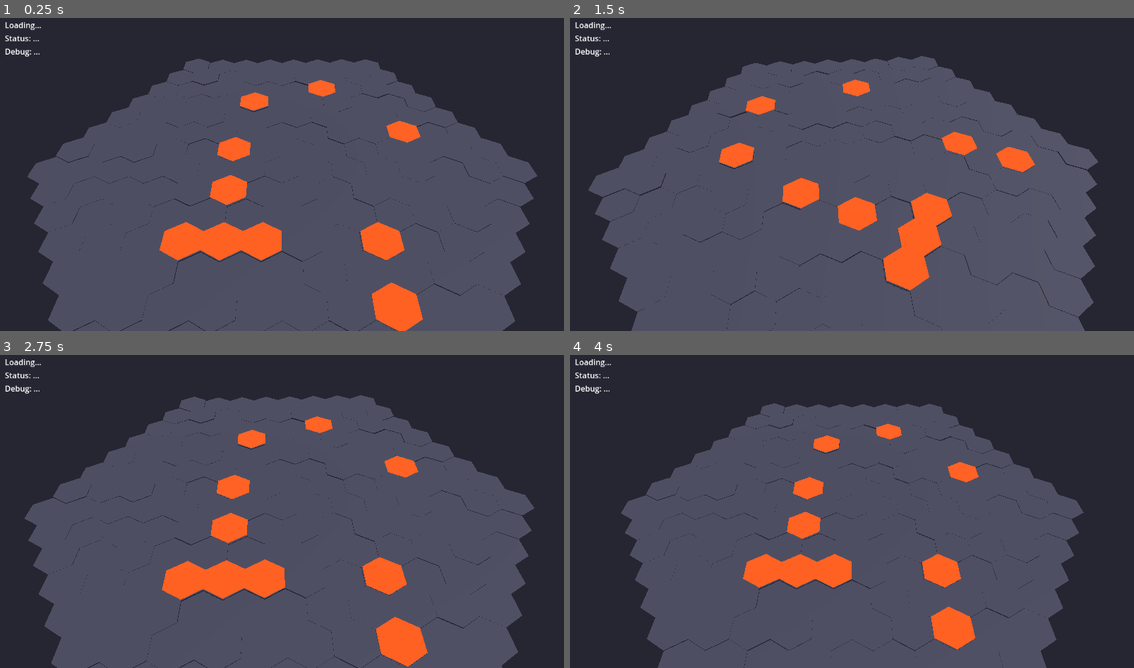
Above: before the commit, frames 1-4 (two rows, left to right).
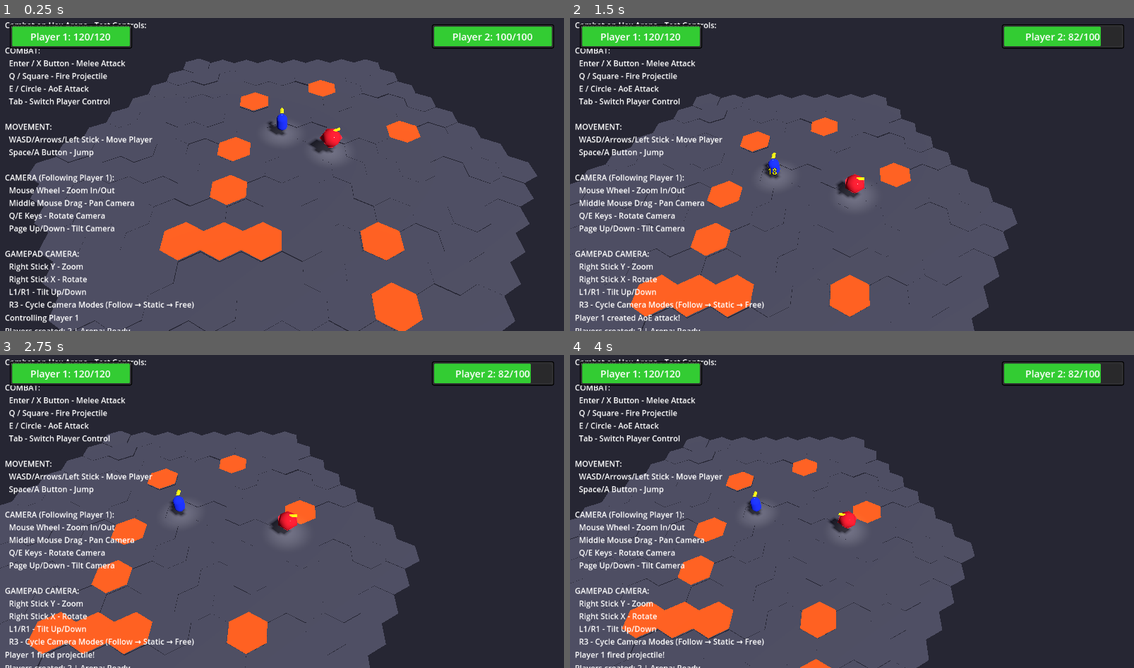
Above: after the commit, the same moments.

Repository: bbaserdem/GemBrawl
Game: Godot game, scene res://tests/TestCombatCollision.tscn
Two runs of this game, one before a commit and one after it. Both use one fixed random seed, a clock stepped at 60 frames per second and the inputs below. This scene is started directly instead of the project's main scene.
Inputs (mouse positions are in pixels of both pictures, inside the frame that each line leads up to):
- Up to frame 1 (0.25 s): no input
- Up to frame 2 (1.5 s): tap Enter (attack_melee) at 0.5 s; move the mouse to (976, 155) at 0.52 s; hold D (move_right) 0.53-1.25 s; hold E (attack_aoe) 0.53-1.25 s; click (976, 155) at 0.67 s; drag from (739, 187) to (823, 237) at 1.27 s
- Up to frame 3 (2.75 s): move the mouse to (338, 439) at 2.02 s; hold D (move_right) from 2.03 s (still down); hold Q (attack_ranged) from 2.03 s (still down)
- Up to frame 4 (4 s): release D (move_right) at 2.75 s; release Q (attack_ranged) at 2.75 s; drag from (823, 574) to (682, 461) at 2.77 s; move the mouse to (1021, 558) at 3.52 s; hold A (move_left) from 3.53 s (still down); hold Mouse wheel down (camera_zoom_out) from 3.53 s (still down)

The runs differ from the first frame. In frame 1, 7.2% of the frame differs, in the area x 0-99%, y 1-100%; in frame 2, 37%; in frame 3, 41%; in frame 4, 39%.
Error before the commit: Invalid call. Nonexistent function 'new' in base 'Node (CombatManager.gd)'. (res://tests/TestCombatCollisionController.gd:48)

Commit message:
fix: improve projectile collision detection reliability
- Add continuous collision detection mode for projectiles
- Implement raycast backup detection between physics frames
- Increase physics tick rate in test scene for better accuracy
- Ensure hitbox monitoring is explicitly enabled
- Set projectile process priority for consistent updates

This fixes the issue where projectile hits would register on the hitbox
but damage wouldn't always apply, caused by physics frame timing gaps.

🤖 Generated with [Claude Code](https://claude.ai/code)

Co-Authored-By: Claude <noreply@anthropic.com>

Diff:
--- a/gembrawl/characters/skills/Projectile.gd
+++ b/gembrawl/characters/skills/Projectile.gd
@@ -37,11 +37,17 @@
 	# Configure collision layers
 	CombatLayers.setup_combat_body(self, CombatLayers.Layer.PROJECTILE)
 
+	# Enable continuous collision detection for fast-moving projectiles
+	set_motion_mode(CharacterBody3D.MOTION_MODE_FLOATING)
+
 	# Setup hitbox if present
 	if hitbox:
 		CombatLayers.setup_combat_area(hitbox, CombatLayers.Layer.PROJECTILE)
 		hitbox.body_entered.connect(_on_hitbox_body_entered)
 		hitbox.area_entered.connect(_on_hitbox_area_entered)
+		# Ensure hitbox is properly configured
+		hitbox.monitoring = true
+		hitbox.monitorable = false
 
 	# Create trail effect
 	if trail_effect_scene:
@@ -70,6 +76,9 @@
 	homing_target = target
 
 func _physics_process(delta: float) -> void:
+	# Store previous position for raycast
+	var prev_position = global_position
+
 	# Apply homing if enabled
 	if homing_strength > 0 and is_instance_valid(homing_target):
 		var to_target = (homing_target.global_position - global_position).normalized()
@@ -86,6 +95,9 @@
 
 	# Move and check for collisions
 	move_and_slide()
+
+	# Backup collision detection using raycast
+	_check_raycast_collision(prev_position, global_position)
 
 	# Check if hit world geometry
 	if is_on_wall() or is_on_floor() or is_on_ceiling():
@@ -116,6 +128,28 @@
 func _on_hitbox_area_entered(area: Area3D) -> void:
 	# Could be used for shields, projectile deflection, etc.
 	pass
+
+## Backup collision detection using raycast
+func _check_raycast_collision(from: Vector3, to: Vector3) -> void:
+	# Skip if already hit something
+	if targets_hit.size() > 0 and pierce_count == 0:
+		return
+
+	var space_state = get_world_3d().direct_space_state
+	var query = PhysicsRayQueryParameters3D.create(from, to)
+
+	# Set collision mask to match hitbox mask
+	query.collision_mask = hitbox.collision_mask if hitbox else 11
+	query.exclude = [self, owner_player] # Exclude self and owner
+	query.collide_with_bodies = true
+	query.collide_with_areas = false
+
+	var result = space_state.intersect_ray(query)
+	if result and result.collider:
+		var body = result.collider
+		# Check if it's a valid target we haven't hit yet
+		if body != owner_player and body not in targets_hit and body.has_method("take_damage_info"):
+			_on_hitbox_body_entered(body)
 
 ## Apply damage to target
 func _apply_damage_to_target(target: Node3D) -> void:
--- a/gembrawl/tests/TestCombatCollisionController.gd
+++ b/gembrawl/tests/TestCombatCollisionController.gd
@@ -22,7 +22,7 @@
 ## References
 var players: Array[Player3D] = []
 var current_player_index: int = 0
-var combat_manager: CombatManager
+var combat_manager: Node
 var active_debug_markers: Array[Node3D] = []  # Track active markers for cleanup
 var combat_ui: CombatUI
 var arena: Node3D  # HexArena instance
@@ -34,6 +34,9 @@
 @onready var debug_label: Label = $UI/VBoxContainer/DebugLabel
 
 func _ready() -> void:
+	# Increase physics tick rate for better collision detection in testing
+	Engine.physics_ticks_per_second = 120  # Double the default 60
+
 	# Find arena
 	arena = $HexArena
 	if not arena:
@@ -44,8 +47,10 @@
 	if not camera_controller:
 		push_error("CameraController not found!")
 
-	# Create combat manager
-	combat_manager = CombatManager.new()
+	# Create combat manager node
+	combat_manager = Node.new()
+	combat_manager.name = "CombatManager"
+	combat_manager.set_script(preload("res://game/CombatManager.gd"))
 	add_child(combat_manager)
 
 	# Connect combat events
@@ -296,9 +301,8 @@
 	hitbox.monitoring = true  # Enable monitoring
 	hitbox.monitorable = false  # Hitbox doesn't need to be monitored
 
-	# Set up collision layers for the hitbox
-	hitbox.collision_layer = 1 << 5  # PROJECTILE layer
-	hitbox.collision_mask = (1 << 1) | (1 << 3)  # PLAYER and ENEMY layers
+	# Set up collision layers for the hitbox using proper CombatLayers
+	CombatLayers.setup_combat_area(hitbox, CombatLayers.Layer.PROJECTILE)
 
 	var hitbox_collision = CollisionShape3D.new()
 	var hitbox_shape = SphereShape3D.new()
@@ -315,6 +319,10 @@
 	projectile.damage = 15
 	projectile.lifetime = 8.0  # Longer lifetime for slower projectile
 	projectile.gravity_scale = 0.0  # No gravity for testing
+
+	# Force physics process on projectile to ensure collision checks
+	projectile.set_physics_process(true)
+	projectile.process_priority = -1  # Process before other nodes
 
 	# Spawn projectile in front of the player at a lower height
 	var spawn_offset = attacker.global_position + aim_direction * 1.5  # Spawn further to avoid self-collision
